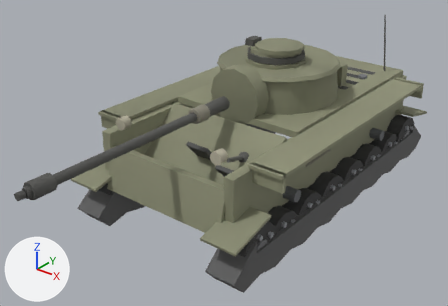
One commit to the glTF model client/assets/models/m10.glb: the scene before it, then after it.
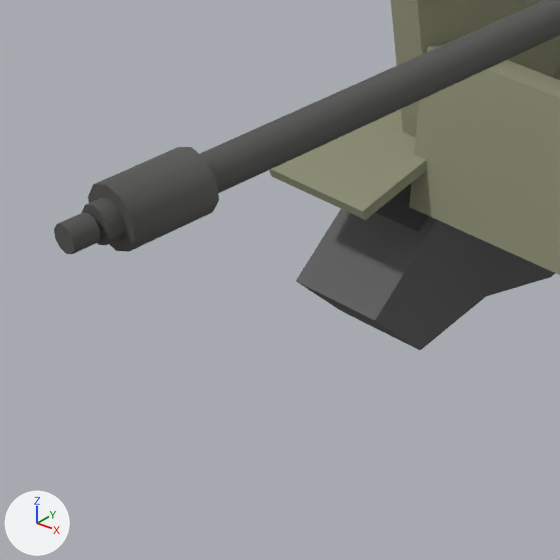
The first picture shows the older version from a 50 mm lens placed at (6.17, -9.14, 6.03), pointed at (-0.06, -1.35, 1.21). The close-ups show the older and then the newer version on the part from 0% to 33% of the width and 44% to 92% of the height of that picture. Only the edits that show in the close-ups are written down. Every picture has the same lights, and +X, +Y and +Z are marked at lower left. Where no turn or scale is listed for an object, it has been applied to the vertices.

In view in the first close-up: 'barrel', 'hullSide', 'lowerPlate', 'tracks', 'wheel6' and 1 more.
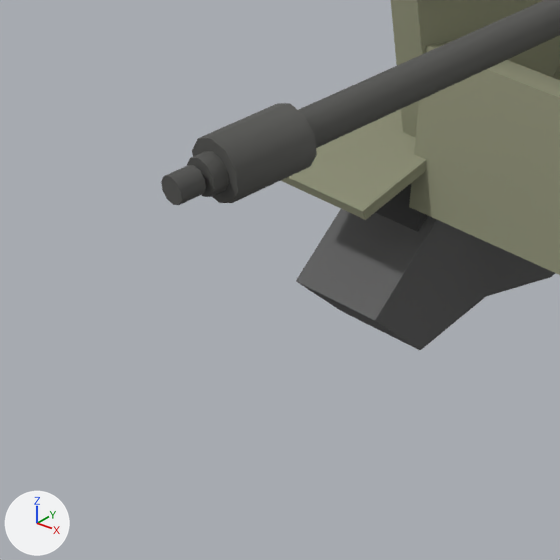
The change, as a diff of the scene's bpy script:
```diff
--- a/client/assets/models/m10.glb.py
+++ b/client/assets/models/m10.glb.py
@@ ob_barrel @@
 ob_barrel = bpy.data.objects.new('barrel', me_mesh_27)
-ob_barrel.location = (0.0, -1.45, 2.19)
+ob_barrel.location = (0.0, -1.03, 2.19)
```

Location of each change, [x1, y1, x2, y2] in pixels of the close-ups (560 x 560 px):
'barrel', moved
    before: [54, 0, 560, 254]
    after: [161, 0, 560, 205]
